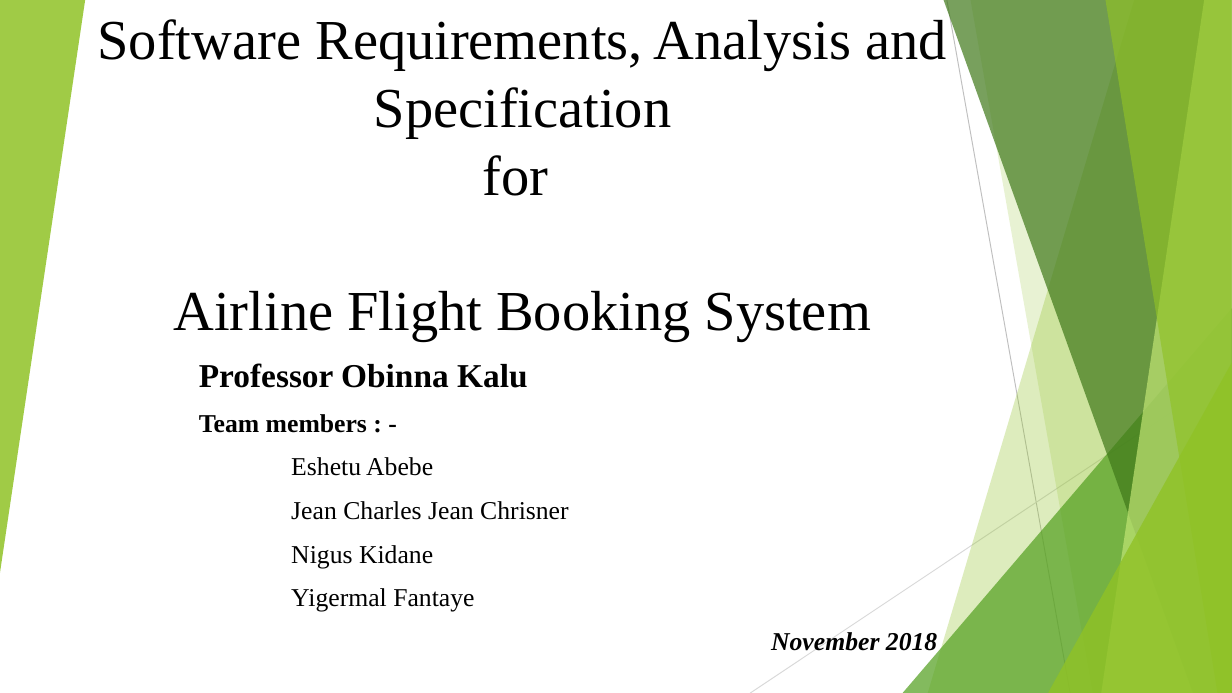
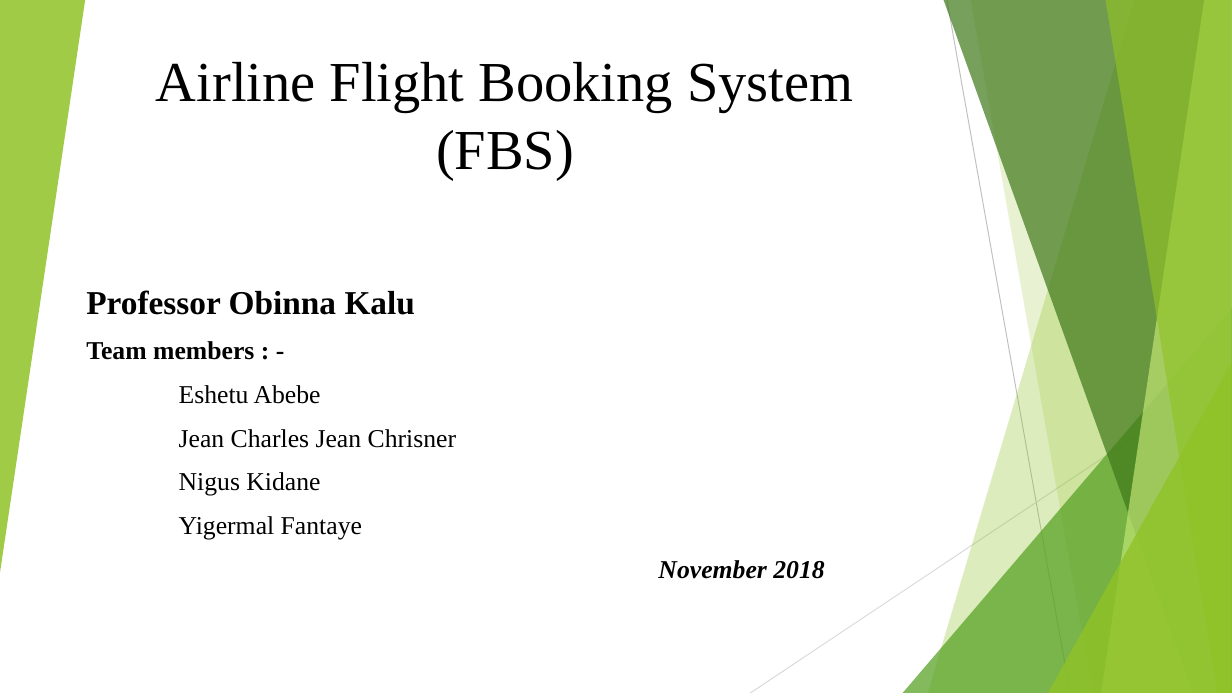
Before and after one commit to niguskidane/AirLine-Flight-Booking-System, a slide deck: slide 1 of Airline Flight-Booking-System.pptx. Drawn at 1232x693 pixels with LibreOffice and Linux fonts; fonts in the diff are those of the drawing. Boxes give left, top, right and bottom in pixels: in the first picture for what was removed or moved away, otherwise in the second. Text is boxed around its words. In the diff, an @@ line names an element or a change of style, - is before the commit and + after.

```diff
--- a/Airline Flight-Booking-System.pptx
+++ b/Airline Flight-Booking-System.pptx
@@ title at bbox=[156, 61, 853, 180]: text changed @@
-Software Requirements, Analysis and Specification
-for
-Airline Flight Booking System
+Airline Flight Booking System (FBS)
@@ subtitle "Professor Obinna Kalu" rewrapped from bbox=[199, 363, 937, 656] to bbox=[86, 290, 824, 579] @@
```
Also in this commit, not shown: 4 other slides changed, 4 slides added, 3 slides removed.
